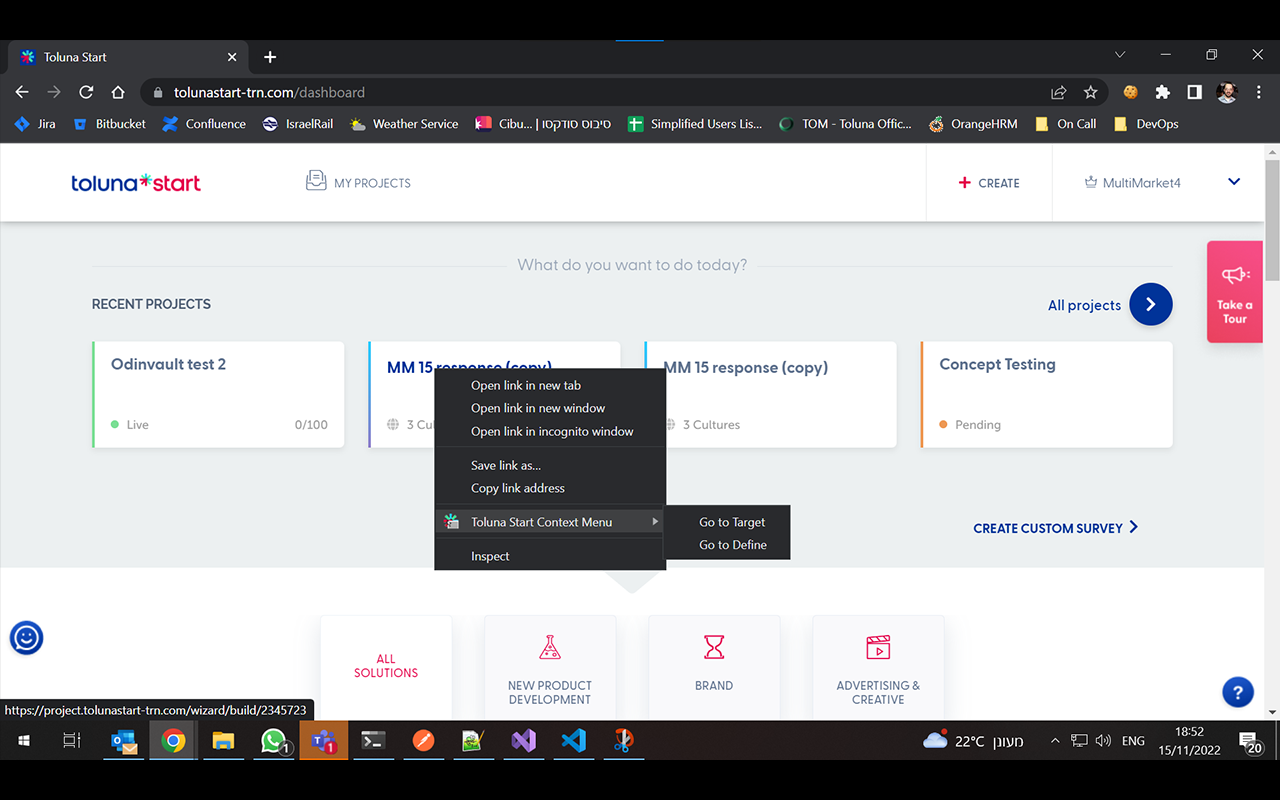
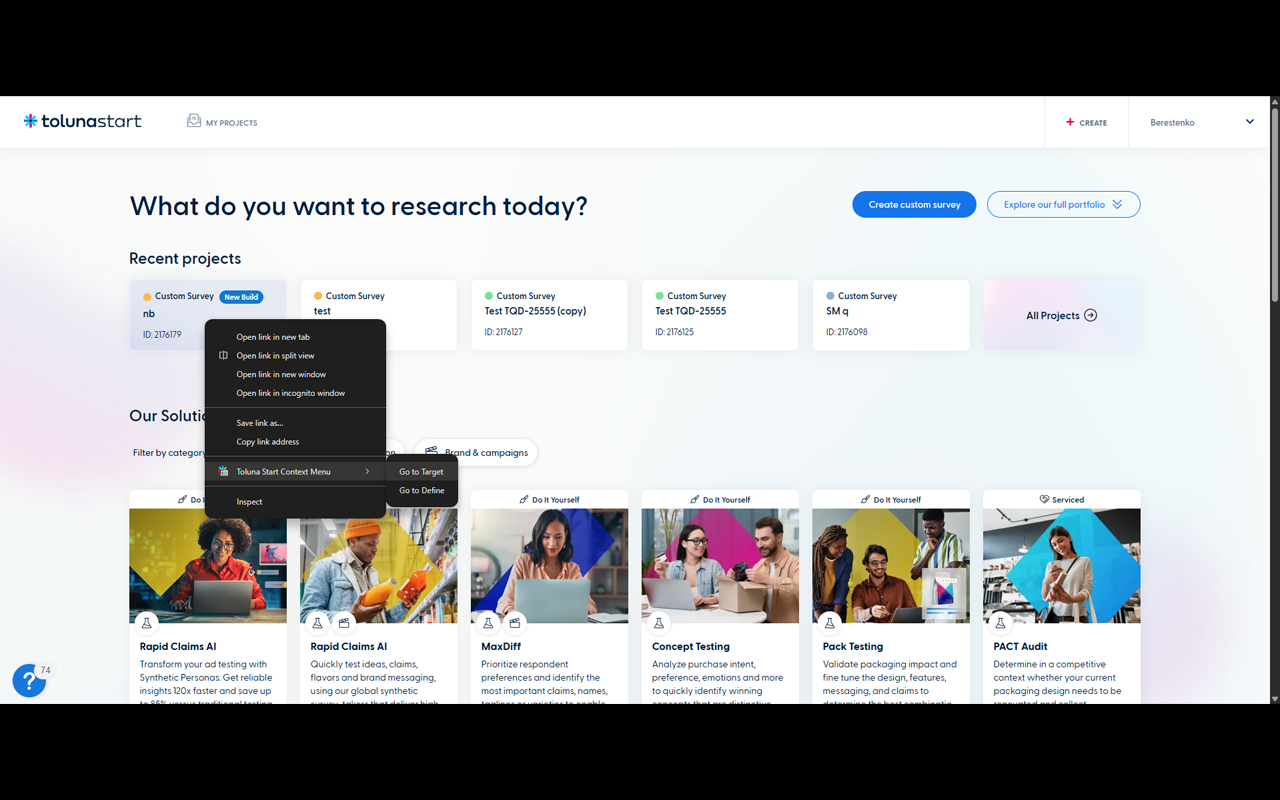
Revision of a layered 1280px x 800px image; what changed, layer by layer:
hid "Dashboard" over left=0, top=40, right=1280, bottom=760
added layer "Layer 1" above "Background" over left=0, top=96, right=1280, bottom=704
